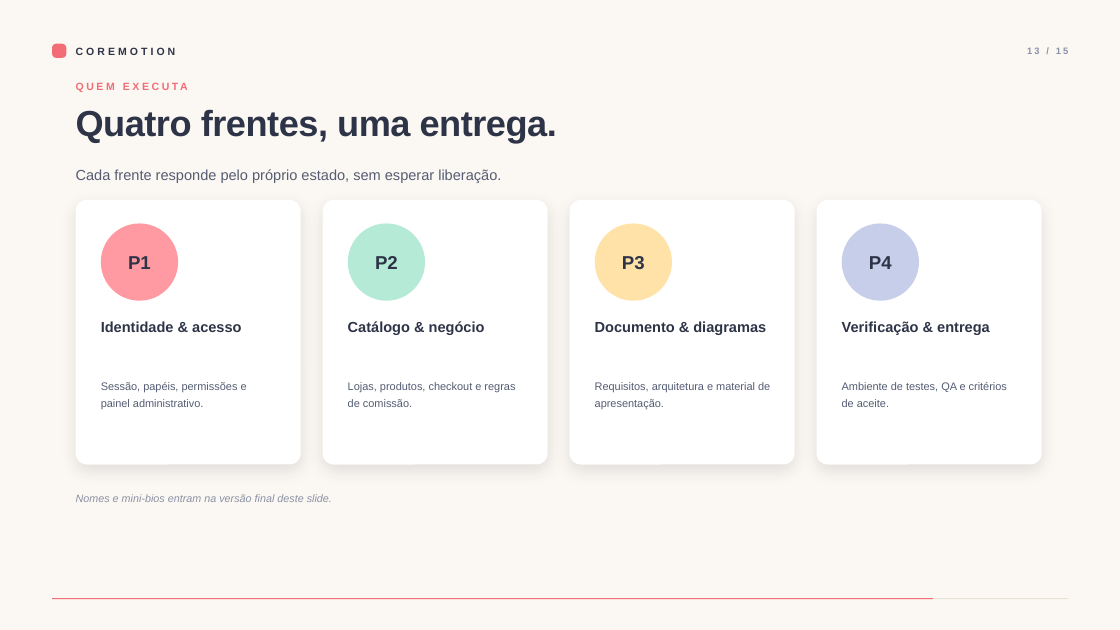
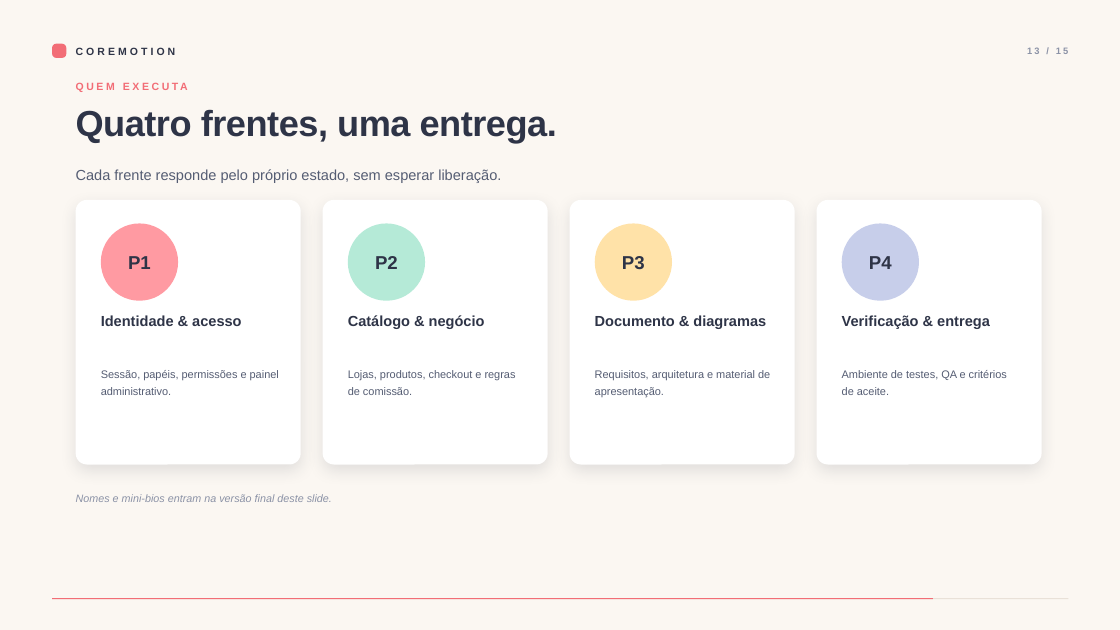
Before and after one commit to FeufeuP/-CoreMotion, a slide deck: slide 13 of docs/pitch/CoreMotion-Pitch-Banca.pptx. Drawn at 1120x630 pixels with LibreOffice and Linux fonts; fonts in the diff are those of the drawing. Boxes give left, top, right and bottom in pixels: in the first picture for what was removed or moved away, otherwise in the second. Text is boxed around its words. In the diff, an @@ line names an element or a change of style, - is before the commit and + after.

Commit message:
docs(pitch): ajuste de espaçamento no slide de time (versão final)

```diff
--- a/docs/pitch/CoreMotion-Pitch-Banca.pptx
+++ b/docs/pitch/CoreMotion-Pitch-Banca.pptx
@@ text "Identidade & acesso": place and size @@
-text "Identidade & acesso" at [101,321,241,332]
+text "Identidade & acesso" at [101,315,241,326]
@@ text "Catálogo & negócio": place and size @@
-text "Catálogo & negócio" at [348,321,485,335]
+text "Catálogo & negócio" at [348,315,485,329]
@@ text "Documento & diagramas": place and size @@
-text "Documento & diagramas" at [595,321,766,335]
+text "Documento & diagramas" at [595,315,766,329]
@@ text "Verificação & entrega": place and size @@
-text "Verificação & entrega" at [842,321,990,335]
+text "Verificação & entrega" at [842,315,990,329]
@@ 4 texts: place and size @@
-4 texts at [101,382,1007,409]
+4 texts at [101,370,1007,397]
```
Also in this commit, not shown: 3 other files.
